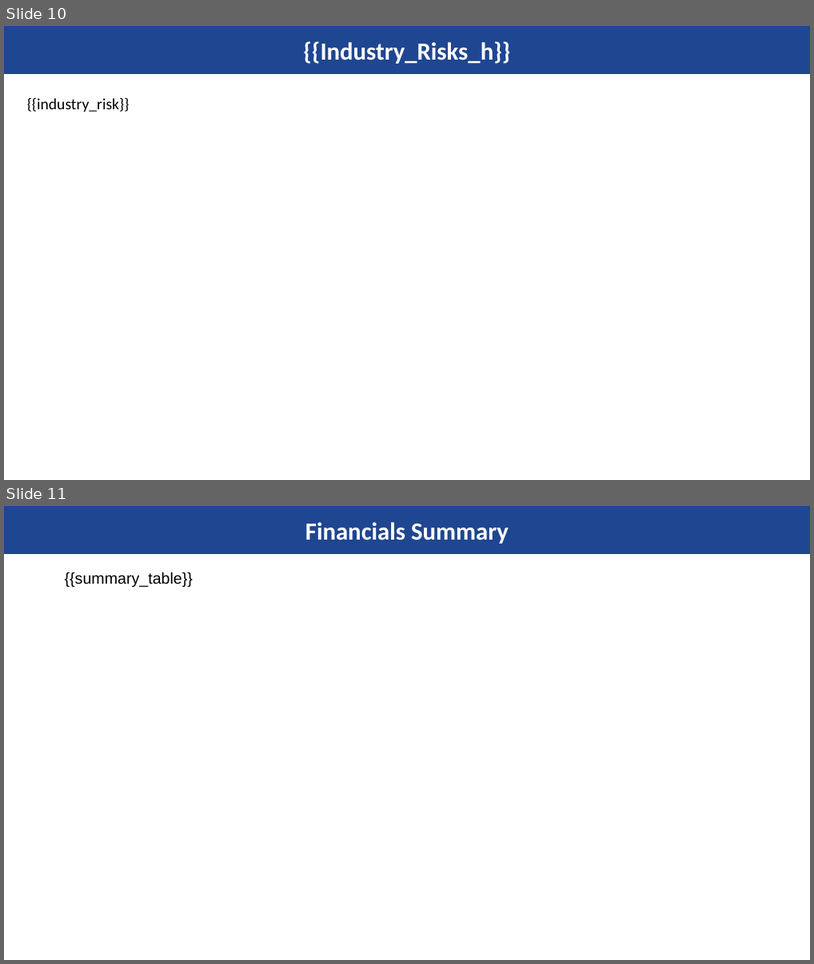
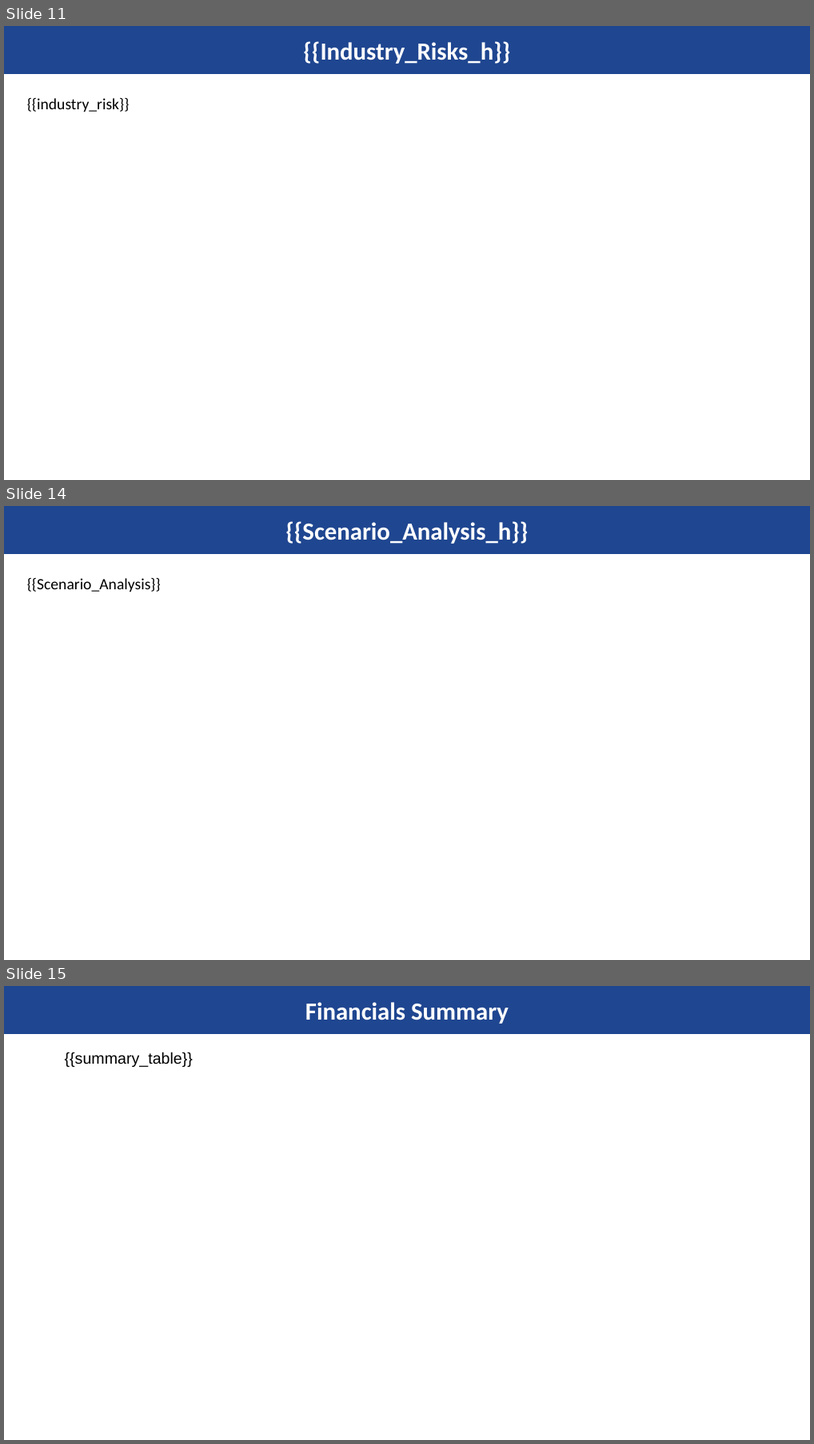
Before and after one commit to kishanyash/fluffy-lamp, a slide deck: master_template.pptx. Shown one above the other, each under a label of ours: slides 10 and 11 before the commit, slides 11, 14 and 15 after it; the slides between them are not shown. The pictures are 814x964 and 814x1444 pixels, drawn with LibreOffice and Linux fonts; fonts in the diff are those of the drawing; background and template pictures are left out. Boxes give left, top, right and bottom in pixels: in the first picture for what was removed or moved away, otherwise in the second. Text is boxed around its words. In the diff, an @@ line names an element or a change of style, - is before the commit and + after.

```diff
--- a/master_template.pptx
+++ b/master_template.pptx
@@ slide 14 added at (4, 506, 810, 960), background #FFFFFF @@
@@ title added at (4, 506, 810, 553), fill #1F4690, 22 pt, text #FFFFFF, bold @@
+{{Scenario_Analysis_h}}
@@ text added at (27, 578, 161, 592), 14 pt, text #000000 @@
+{{Scenario_Analysis}}
@@ what was slide 10 is now slide 11 @@
@@ what was slide 11 is now slide 15 @@
```
Also in this commit, not shown: 3 other slides added, 2 other files.
